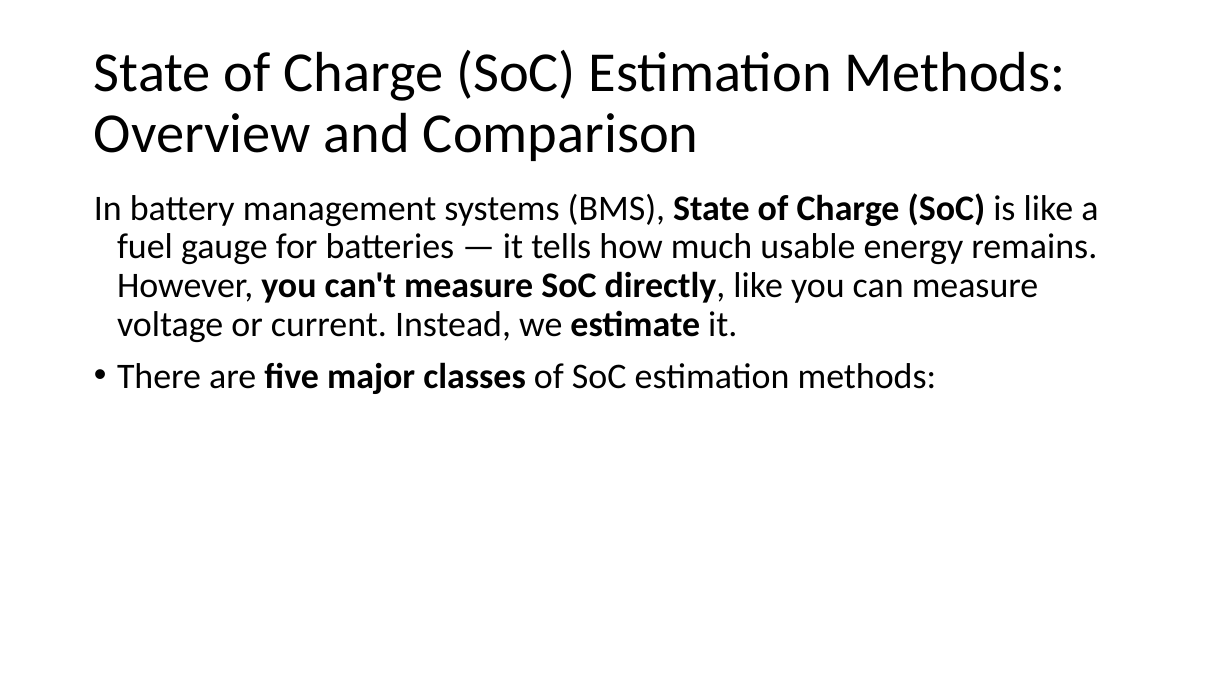
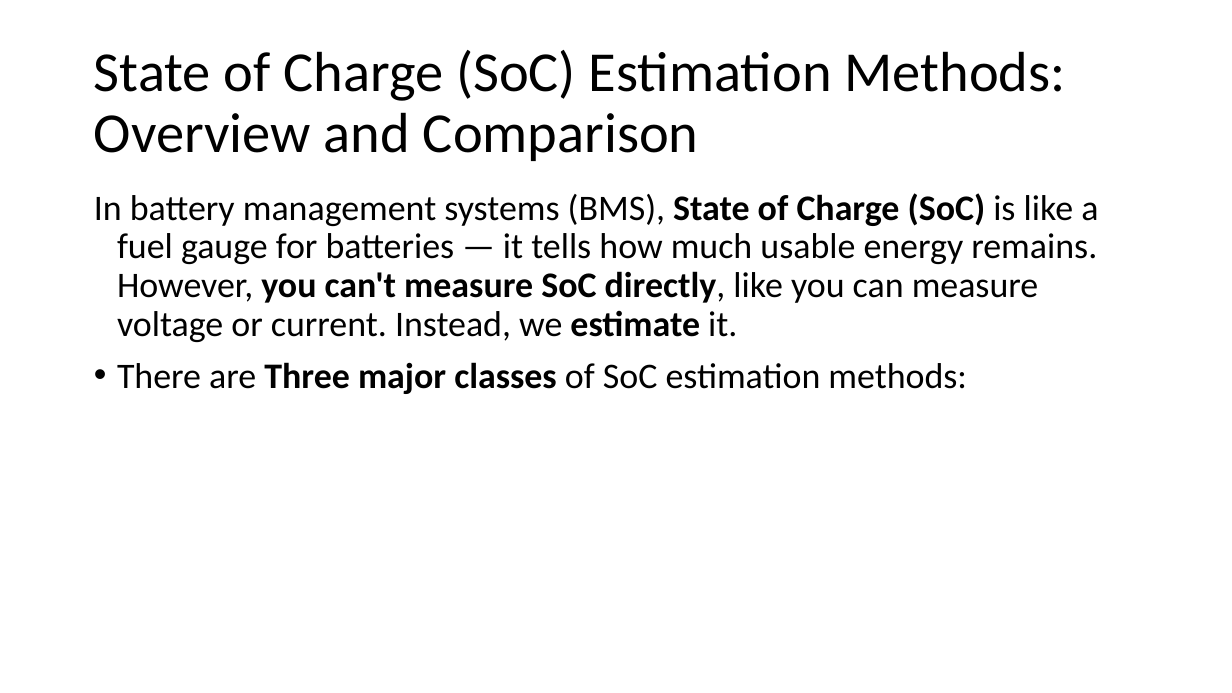
Before and after one commit to DrHammerhead/SoC-estimation, a slide deck: slide 2 of SoC Estimation.pptx. Drawn at 1232x693 pixels with LibreOffice and Linux fonts; fonts in the diff are those of the drawing. Boxes give left, top, right and bottom in pixels: in the first picture for what was removed or moved away, otherwise in the second. Text is boxed around its words. In the diff, an @@ line names an element or a change of style, - is before the commit and + after.

```diff
--- a/SoC Estimation.pptx
+++ b/SoC Estimation.pptx
@@ text at (x1=117, y1=362, x2=967, y2=394): text changed @@
-• There are five major classes of SoC estimation methods:
+• There are Three major classes of SoC estimation methods:
```
Also in this commit, not shown: 7 other slides changed, 30 slides added.
